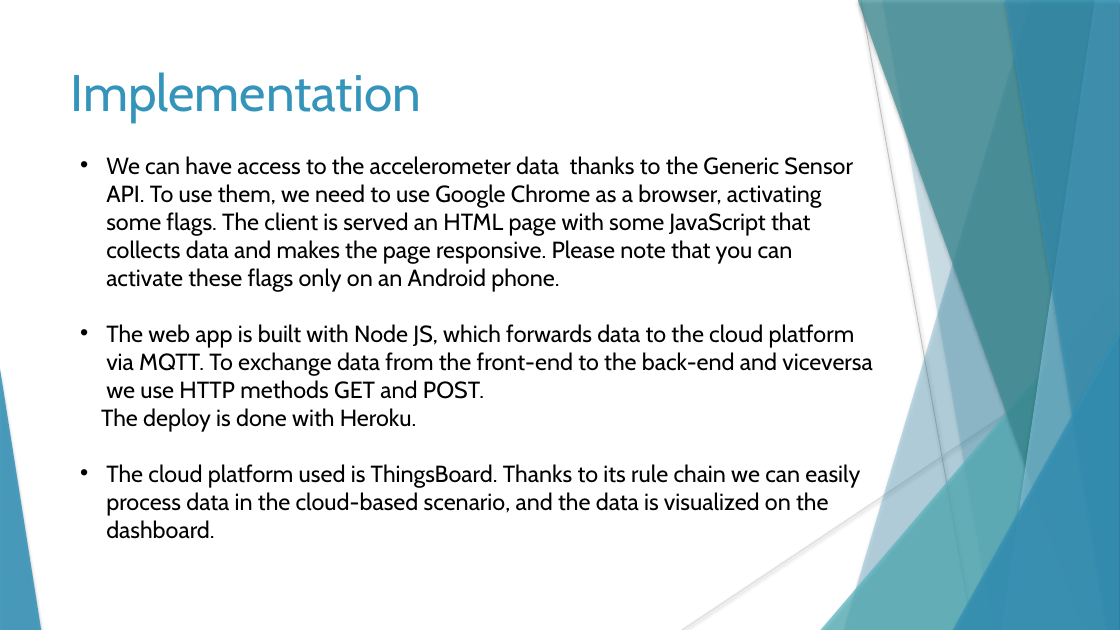
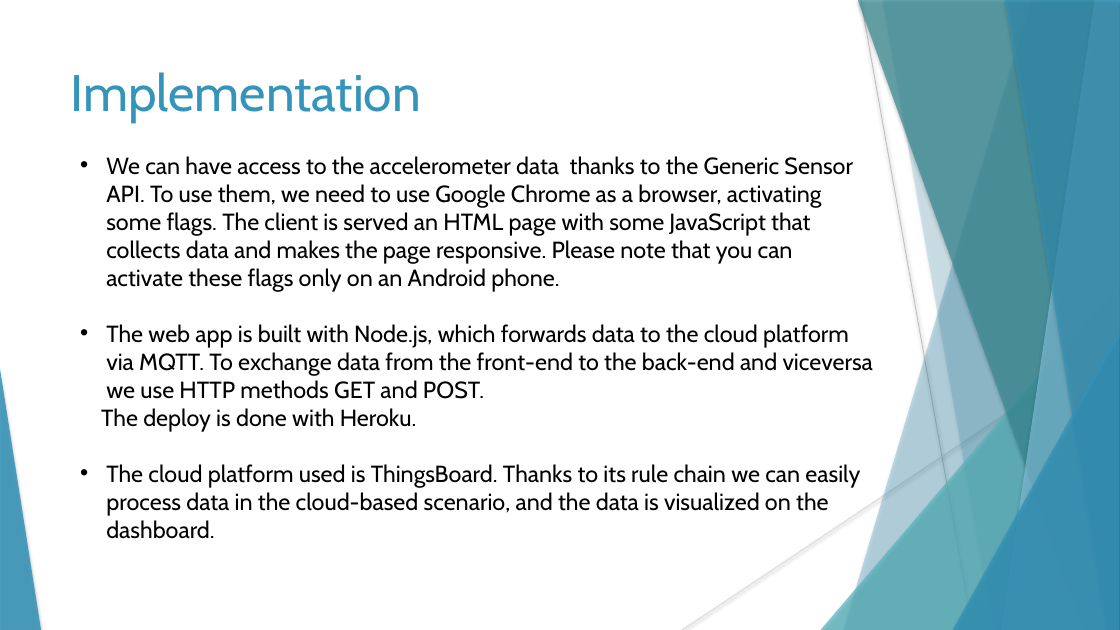
Before and after one commit to AssignmentsIoT/Assignment4IoT, a slide deck: slide 5 of Accelerometer Activity Recognition.pptx. Drawn at 1120x630 pixels with LibreOffice and Linux fonts; fonts in the diff are those of the drawing. Boxes give left, top, right and bottom in pixels: in the first picture for what was removed or moved away, otherwise in the second. Text is boxed around its words. In the diff, an @@ line names an element or a change of style, - is before the commit and + after.

```diff
--- a/Accelerometer Activity Recognition.pptx
+++ b/Accelerometer Activity Recognition.pptx
@@ text at (106, 324, 873, 399): text changed @@
-• The web app is built with Node JS, which forwards data to the cloud platform via MQTT. To exchange data from the front-end to the back-end and viceversa we use HTTP methods GET and POST.
+• The web app is built with Node.js, which forwards data to the cloud platform via MQTT. To exchange data from the front-end to the back-end and viceversa we use HTTP methods GET and POST.
```
Also in this commit, not shown: 11 other slides changed, 2 other files.
